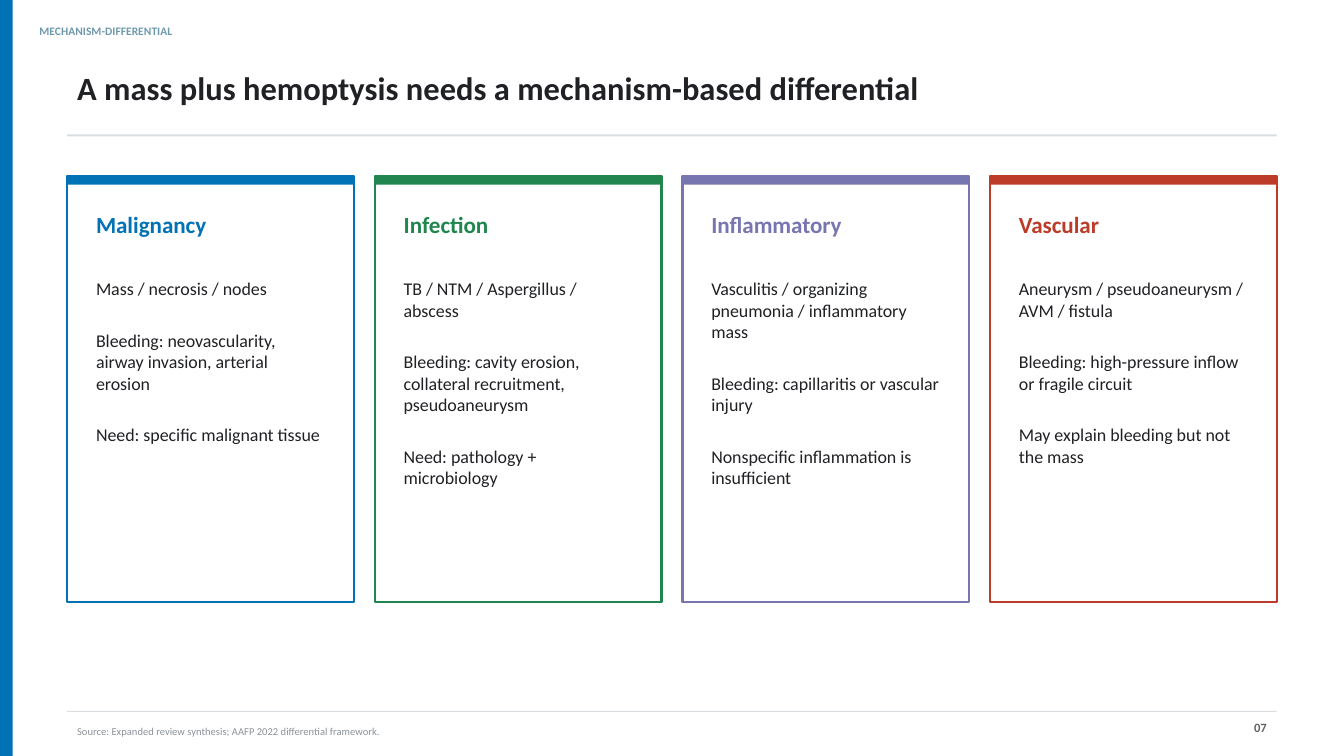
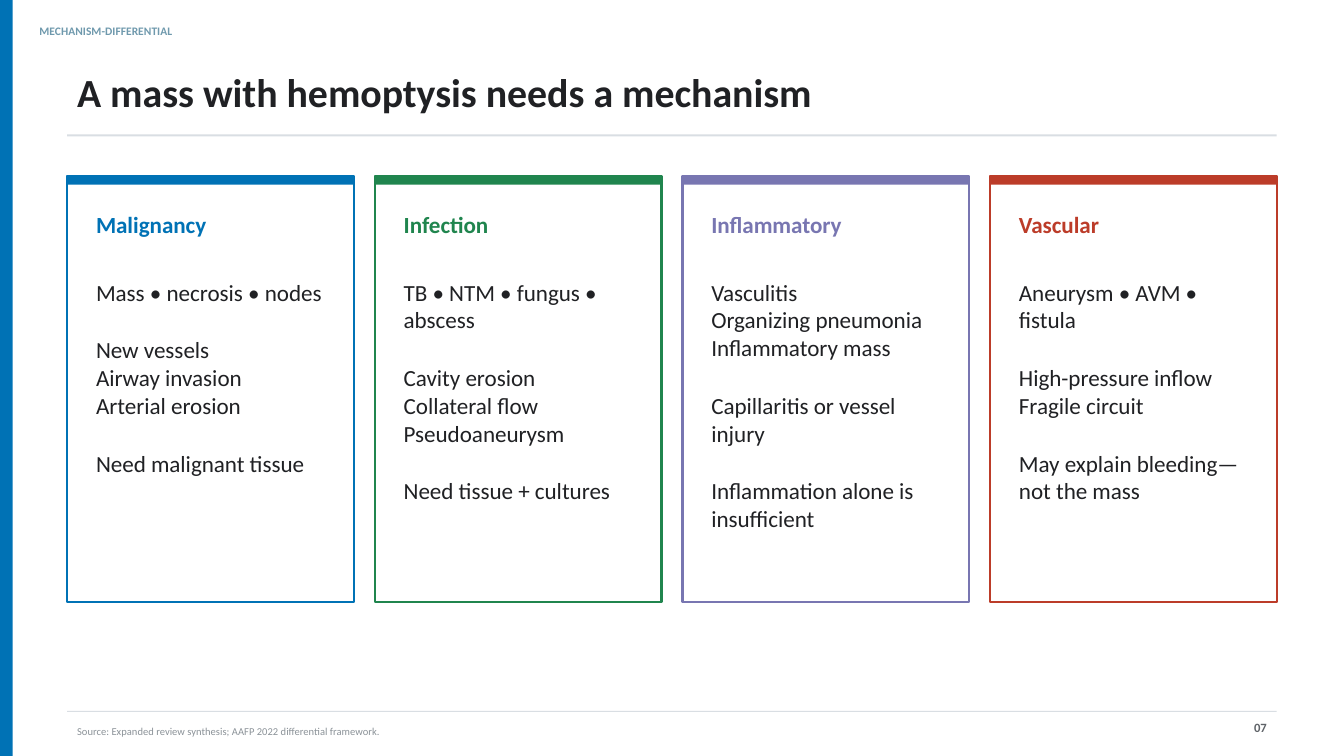
Before and after one commit to henrylab865/medical-slide-templates, a slide deck: slide 7 of examples/hemoptysis-lung-mass-mm/Hemoptysis_Lung_Mass_MM_NEJM_EN.pptx. Drawn at 1344x756 pixels with LibreOffice and Linux fonts; fonts in the diff are those of the drawing. Boxes give left, top, right and bottom in pixels: in the first picture for what was removed or moved away, otherwise in the second. Text is boxed around its words. In the diff, an @@ line names an element or a change of style, - is before the commit and + after.

Commit message:
Increase M&M deck readability for auditorium use
Shortens visible copy and enlarges primary body, table, and chart text in both language editions.

```diff
--- a/examples/hemoptysis-lung-mass-mm/Hemoptysis_Lung_Mass_MM_NEJM_EN.pptx
+++ b/examples/hemoptysis-lung-mass-mm/Hemoptysis_Lung_Mass_MM_NEJM_EN.pptx
@@ text at (x1=77, y1=79, x2=811, y2=114): text changed; size 23.2 to 28.5 pt @@
-A mass plus hemoptysis needs a mechanism-based differential
+A mass with hemoptysis needs a mechanism
@@ text at (x1=96, y1=285, x2=322, y2=476): text changed; size 12.8 to 16.5 pt @@
-Mass / necrosis / nodes
-Bleeding: neovascularity, airway invasion, arterial erosion
-Need: specific malignant tissue
+Mass • necrosis • nodes
+New vessels
+Airway invasion
+Arterial erosion
+Need malignant tissue
@@ text at (x1=404, y1=285, x2=610, y2=499): text changed; size 12.8 to 16.5 pt @@
-TB / NTM / Aspergillus / abscess
-Bleeding: cavity erosion, collateral recruitment, pseudoaneurysm
-Need: pathology + microbiology
+TB • NTM • fungus • abscess
+Cavity erosion
+Collateral flow
+Pseudoaneurysm
+Need tissue + cultures
@@ text at (x1=711, y1=285, x2=923, y2=527): text changed; size 12.8 to 16.5 pt @@
-Vasculitis / organizing pneumonia / inflammatory mass
-Bleeding: capillaritis or vascular injury
-Nonspecific inflammation is insufficient
+Vasculitis
+Organizing pneumonia
+Inflammatory mass
+Capillaritis or vessel injury
+Inflammation alone is insufficient
@@ text at (x1=1019, y1=286, x2=1238, y2=499): text changed; size 12.8 to 16.5 pt @@
-Aneurysm / pseudoaneurysm / AVM / fistula
-Bleeding: high-pressure inflow or fragile circuit
-May explain bleeding but not the mass
+Aneurysm • AVM • fistula
+High-pressure inflow
+Fragile circuit
+May explain bleeding—not the mass
```
Also in this commit, not shown: 18 other slides changed, 3 other files.
